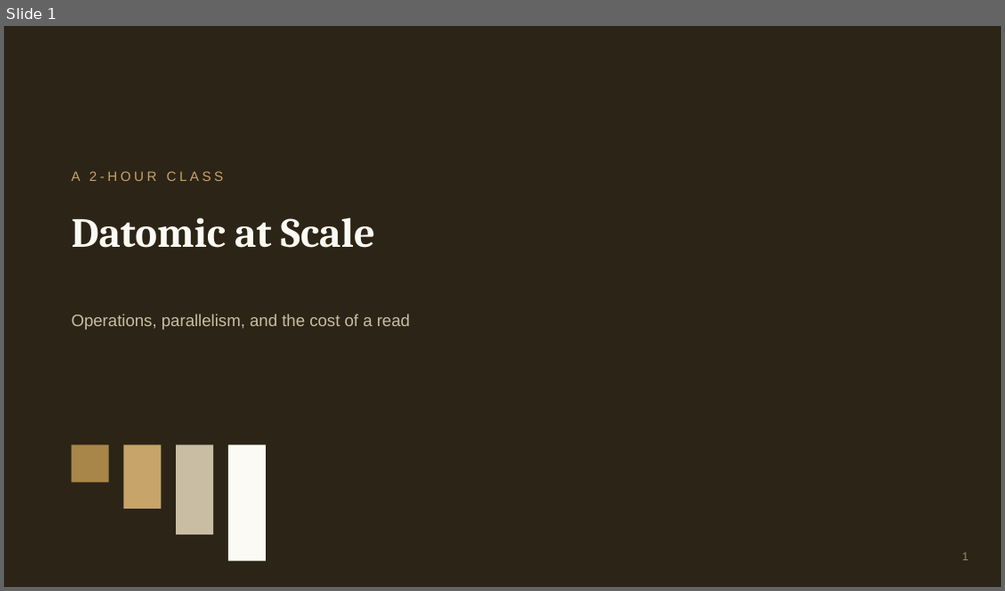
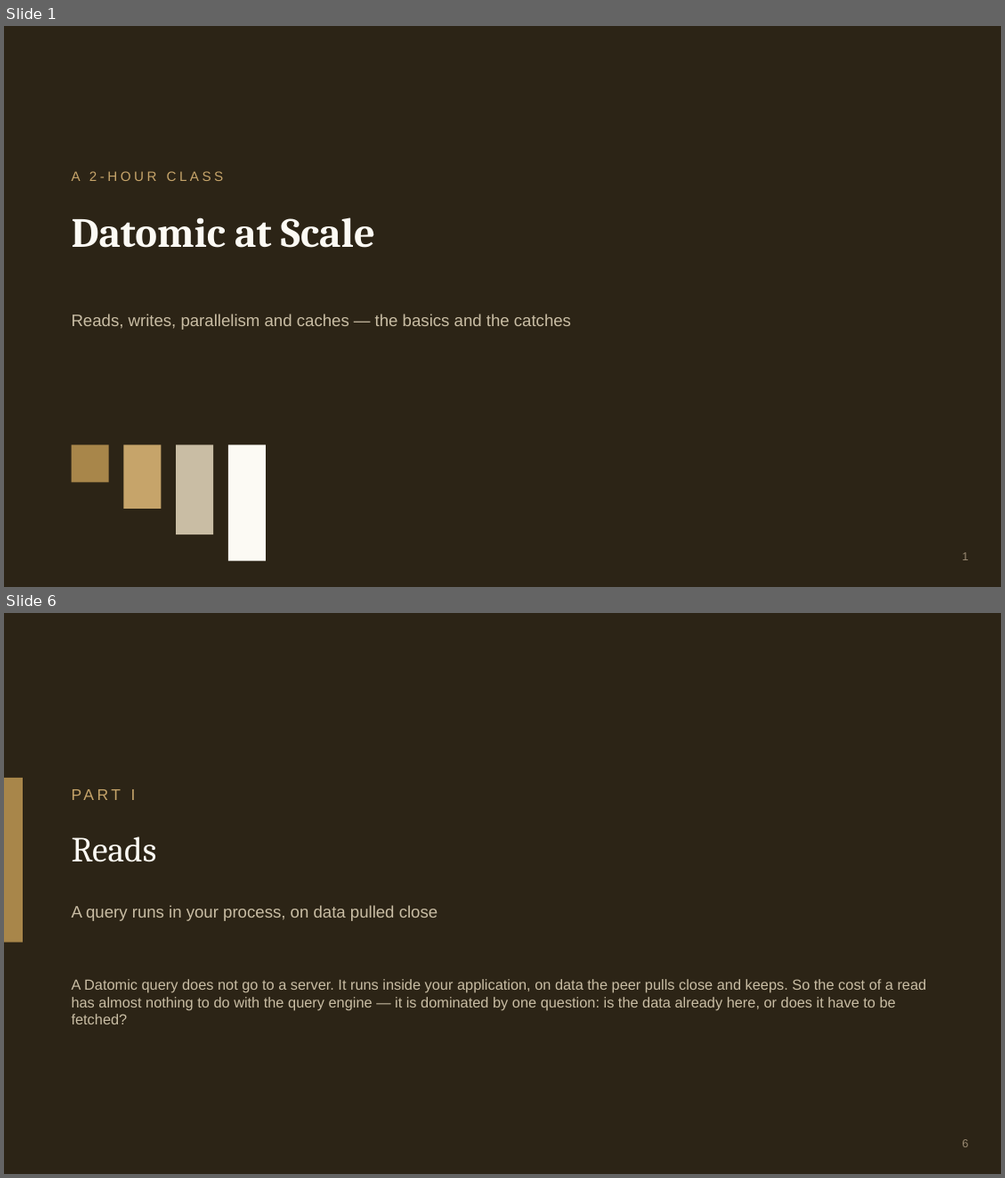
Before and after one commit to 4coders-com-br/datomic-model, a slide deck: datomic-at-scale.pptx. Shown one above the other, each under a label of ours: slide 1 before the commit, slides 1 and 6 after it; the slides between them are not shown. The pictures are 1005x591 and 1005x1178 pixels, drawn with LibreOffice and Linux fonts; fonts in the diff are those of the drawing. Boxes give left, top, right and bottom in pixels: in the first picture for what was removed or moved away, otherwise in the second. Text is boxed around its words. In the diff, an @@ line names an element or a change of style, - is before the commit and + after.

Commit message:
Simplify Datomic at Scale into a slides-only class
- 27-slide deck (was 42): four topics — reads, writes, parallelism,
  caches — each as basics -> one easy example -> the main catches;
  pptx regenerated from the reworked deck.js, markdown deck to match.
- Preclass brief: nothing to install or run; assumes only the
  Production class vocabulary.
- Drop the REPL labs (src/datomic_ops/labs.clj) — the class no longer
  has hands-on labs; infra/HA files stay as optional extras.
- README: class blurb and file list updated to match.

```diff
--- a/datomic-at-scale.pptx
+++ b/datomic-at-scale.pptx
@@ slide 6 added at <box>4,613,1001,1174</box>, background #FFFFFF @@
@@ rectangle added at <box>4,613,1001,1174</box>, fill #2C2416 @@
@@ rectangle added at <box>4,778,23,942</box>, fill #A8864A @@
@@ text added at <box>131,789,136,800</box>, 15 pt, text #C6A46A @@
+PART I
@@ text added at <box>72,836,157,862</box>, 34 pt, text #FCFAF4 @@
+Reads
@@ text added at <box>72,905,437,921</box>, 16 pt, text #C9BDA4 @@
+A query runs in your process, on data pulled close
@@ text added at <box>72,979,927,1024</box>, 14 pt, text #C9BDA4 @@
+A Datomic query does not go to a server. It runs inside your application, on data the peer pulls close and keeps. So the cost of a read has almost nothing to do with the query engine — it is dominated by one question: is the data already here, or does it have to be fetched?
@@ text added at <box>962,1139,968,1147</box>, 11 pt, text #9A8A72 @@
+6
@@ slide 1 changed as well @@
@@ text at <box>72,313,571,329</box>: text changed @@
-Operations, parallelism, and the cost of a read
+Reads, writes, parallelism and caches — the basics and the catches
```
Also in this commit, not shown: 4 other slides changed, 21 other slides added, 36 slides removed, 5 other files.
